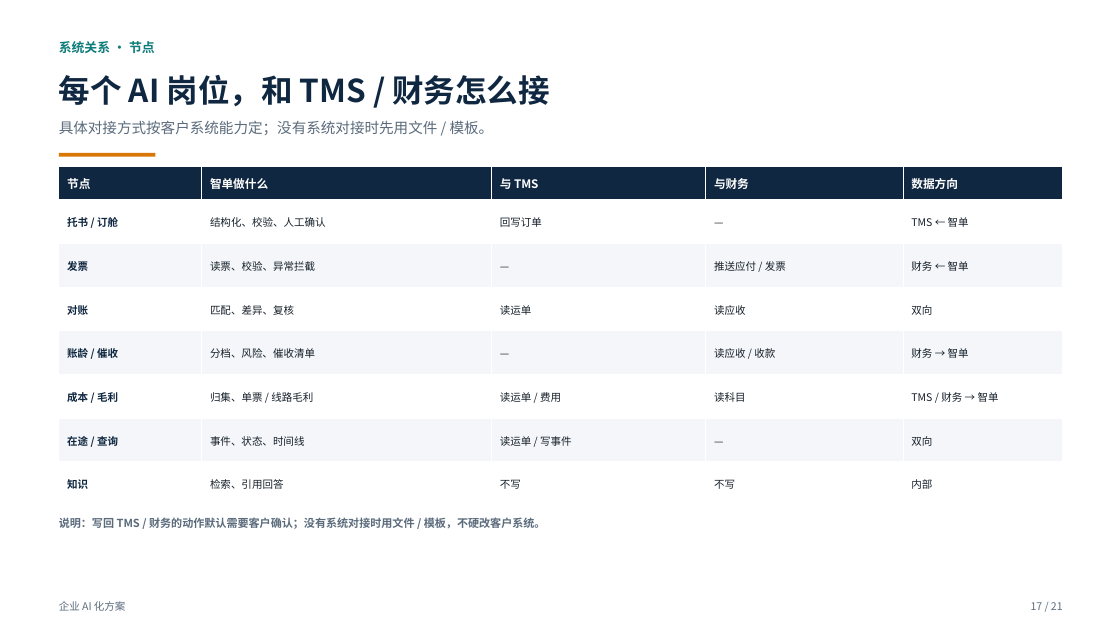
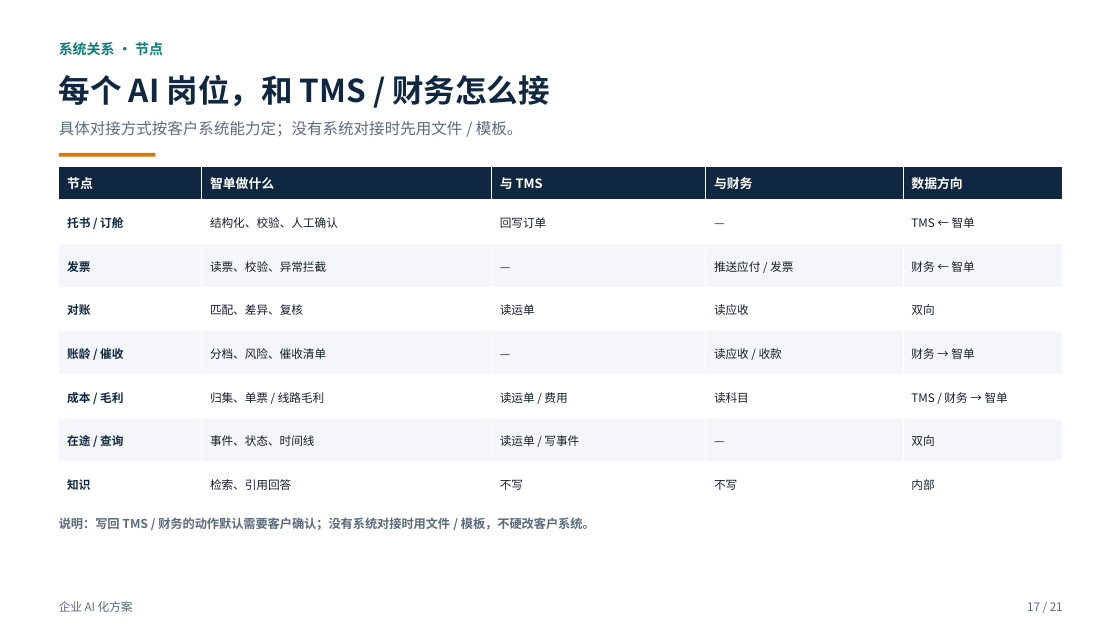
Before and after one commit to roma007/Enterprise-AI, a slide deck: slide 17 of 会客包/reports/客户老板版_企业AI化方案_2026-11-09.pptx. Drawn at 1120x630 pixels with LibreOffice and Linux fonts; fonts in the diff are those of the drawing. Boxes give left, top, right and bottom in pixels: in the first picture for what was removed or moved away, otherwise in the second. Text is boxed around its words. In the diff, an @@ line names an element or a change of style, - is before the commit and + after.

Commit message:
docs(会客包): 客户方案版全稿正文放大一档，页标题不变
新增 body_size() 统一处理字号：
- 8pt 以下提到 9pt；8–12pt 加 1pt；12–14pt 加 0.8pt；
  14–15.5pt 加 0.6pt；页标题 27/29/34pt 不动。
- 同步放大表格、卡片、图注与流程标签。
放大后逐页复算文本框和表格容量，无新增溢出；21 页、无禁用词。
preflight 通过。

图无影响：仅客户会客 PPT 字号与生成脚本变化；产品代码与节点状态未变。

```diff
--- a/会客包/reports/客户老板版_企业AI化方案_2026-11-09.pptx
+++ b/会客包/reports/客户老板版_企业AI化方案_2026-11-09.pptx
@@ text "系统关系 · 节点" at <box>59,42,163,56</box>: size 11 to 12 pt @@
@@ text "具体对接方式按客户系统能力定；没有系统对接时先用文件 / 模板。" at <box>59,121,523,136</box>: size 12.5 to 13.3 pt @@
@@ table at <box>59,166,1063,506</box> @@
@@ size 10 to 11 pt in "节点", "智单做什么", "与 TMS", "与财务" and 1 more places @@
@@ size 9 to 10 pt @@
@@ text "说明：写回 TMS / 财务的动作默认需要客户确认；没有系统对接时用文件 / ..." at <box>59,517,595,530</box>: size 9.5 to 10.5 pt @@
@@ text "企业 AI 化方案" at <box>59,601,133,612</box>: size 9 to 10 pt @@
@@ text "17 / 21" at <box>1027,602,1063,611</box>: size 9 to 10 pt @@
```
Also in this commit, not shown: 20 other slides changed, 5 other files.
